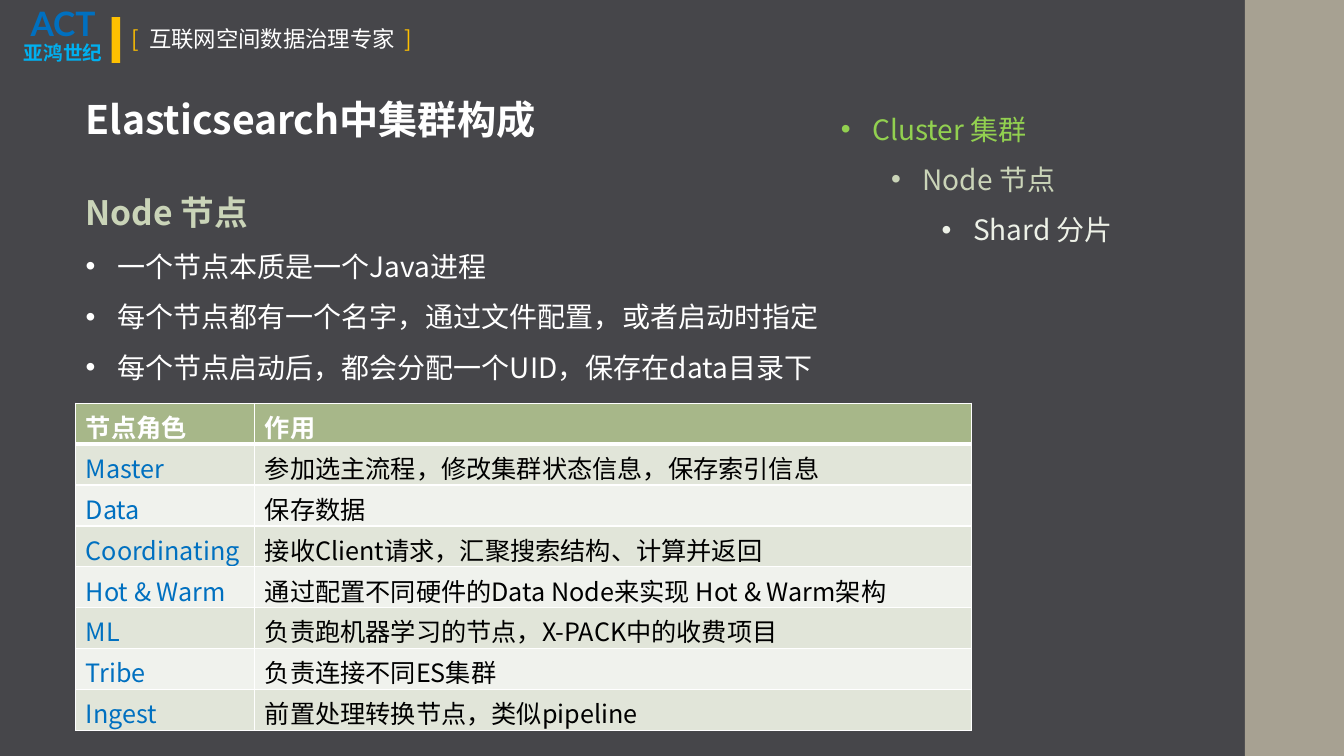
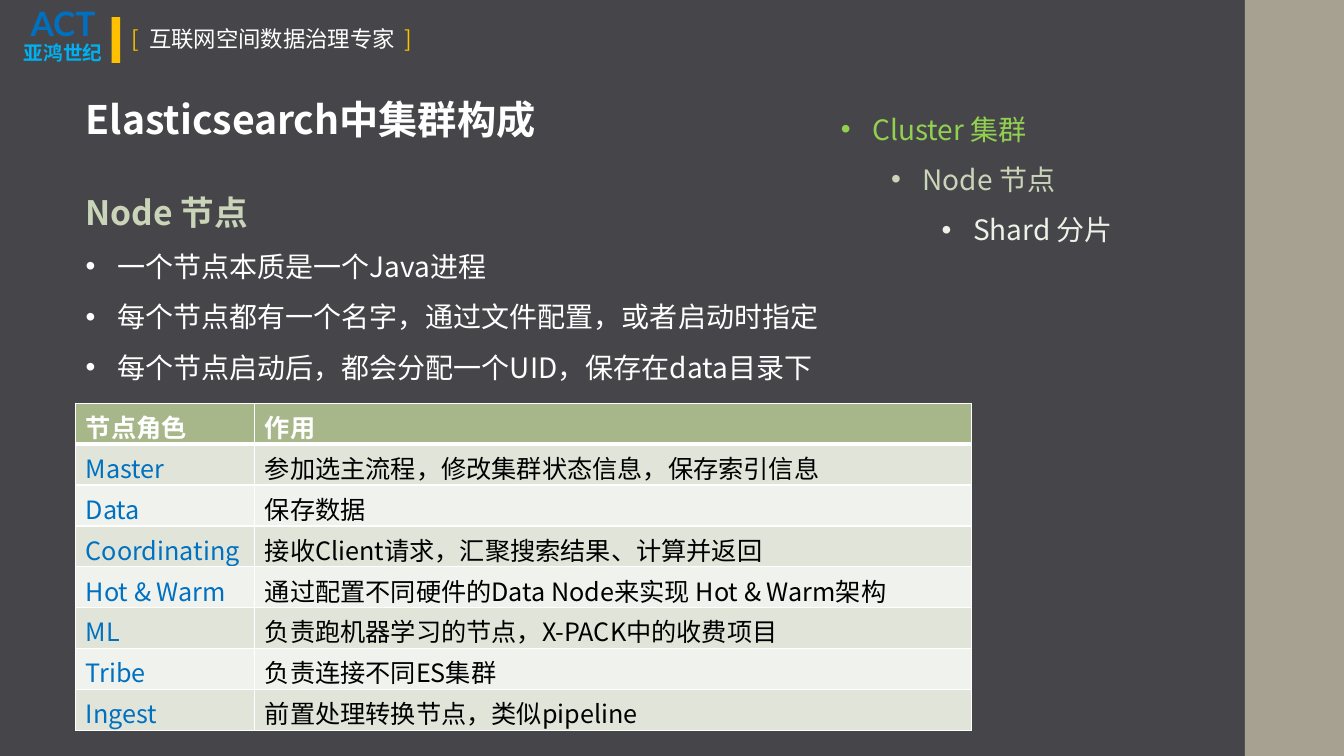
Before and after one commit to VincentMLiu/BigMingNotes, a slide deck: slide 18 of Memory Palace/Elasticsearch/ElasticSearch基本原理.pptx (slide 19 before the commit). Drawn at 1344x756 pixels with LibreOffice and Linux fonts; fonts in the diff are those of the drawing. Boxes give left, top, right and bottom in pixels: in the first picture for what was removed or moved away, otherwise in the second. Text is boxed around its words. In the diff, an @@ line names an element or a change of style, - is before the commit and + after.

```diff
--- a/Memory Palace/Elasticsearch/ElasticSearch基本原理.pptx
+++ b/Memory Palace/Elasticsearch/ElasticSearch基本原理.pptx
@@ table at box(76, 403, 972, 734) @@
-row 4, column 2: 接收Client请求，汇聚搜索结构、计算并返回
+row 4, column 2: 接收Client请求，汇聚搜索结果、计算并返回
```
Also in this commit, not shown: 12 other slides changed, 24 slides added, 6 slides removed, 25 other files.
